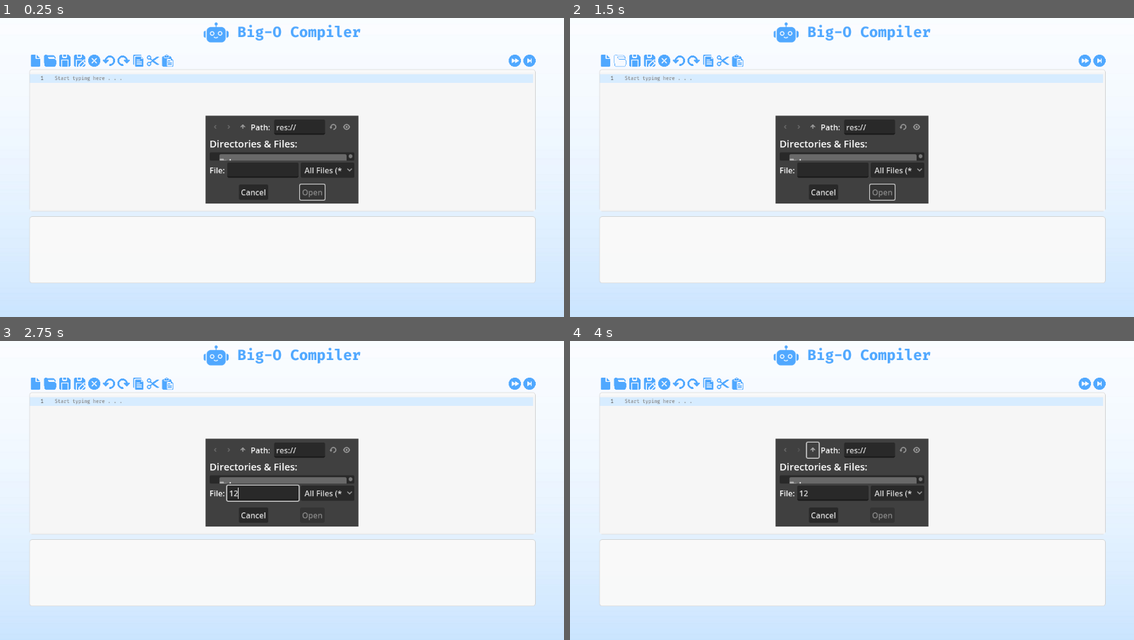
Above: before the commit, frames 1-4 (two rows, left to right).
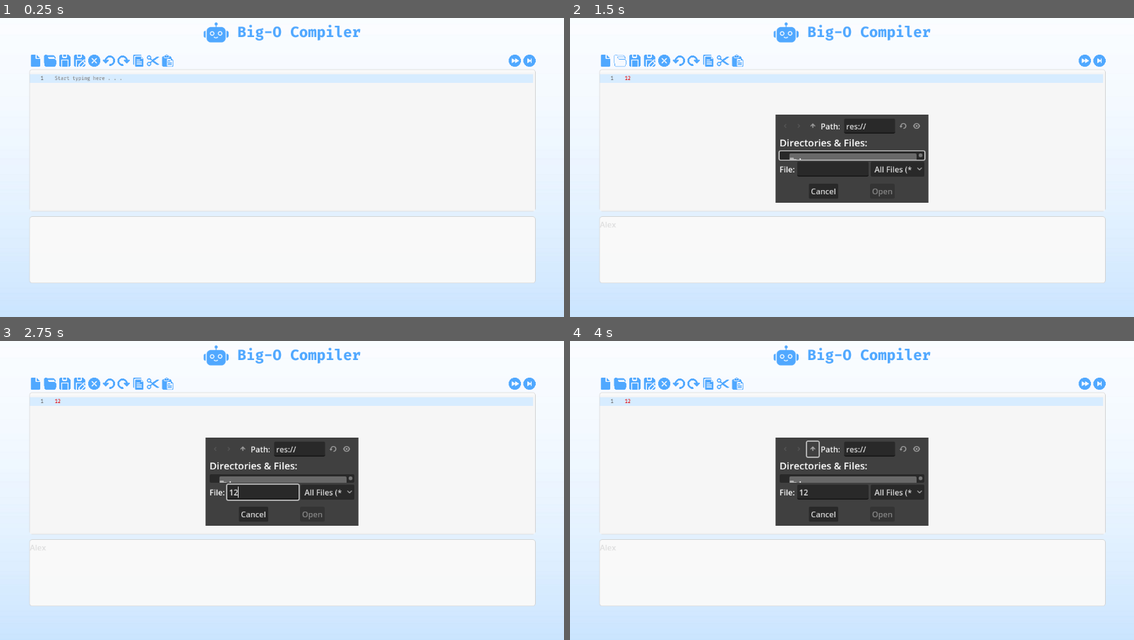
Above: after the commit, the same moments.

Repository: lkpnchl/CMSC_124
Game: Godot game, scene res://TEST.tscn
Two runs of this game, one before a commit and one after it. Both use one fixed random seed, a clock stepped at 60 frames per second and the inputs below.
Inputs (mouse positions are in pixels of both pictures, inside the frame that each line leads up to; where the layout moved, square brackets give the same spot in the first picture):
- Up to frame 1 (0.25 s): no input
- Up to frame 2 (1.5 s): click (852, 140) at 0.52 s; type "12" at 0.6 s; click (852, 251) at 0.75 s; type "Alex" at 0.83 s; click (620, 59) at 1.25 s
- Up to frame 3 (2.75 s): click (265, 493) at 2.02 s; type "12" at 2.1 s
- Up to frame 4 (4 s): click (812, 448) [812, 451] at 2.75 s; click (812, 448) [812, 451] at 3.5 s

The runs differ from the first frame. In frame 1, 8.0% of the frame differs, in the area x 36-64%, y 32-63%; in frame 2, 1.2%; in frame 3, 1.2%; in frame 4, 1.0%.

Commit message:
added open file dialog (still needs fixing)

Diff:
--- a/IDE/MainIDE.gd
+++ b/IDE/MainIDE.gd
@@ -6,18 +6,17 @@
 func _ready():
 	# Load references to FileDialog and CodeEdit
 	file_dialog = $OpenFileDialog
-	code_edit = $CodeEdit
+	code_edit = get_node("TextureRect/PanelContainer2/MarginContainer/VBoxContainer/PanelContainer/CodeEdit")
 
 	# Connect signals
 	connect_signals()
 
 func connect_signals():
 	# Connect the Open File button pressed signal to a function
-	var open_button : Button = $Open
-	#open_button.connect("pressed", self, "_on_open_pressed")
-
+	var open_button : TextureButton = get_node_or_null("TextureRect/PanelContainer2/MarginContainer/VBoxContainer/hbOX/Open")
+	open_button.pressed.connect(_on_open_pressed)
+	file_dialog.file_selected.connect(_on_file_selected)
 	# Connect the FileDialog's file_selected signal to a function
-	#file_dialog.connect("file_selected", self, "_on_file_selected")
 
 # Function called when the Open File button is pressed
 func _on_open_pressed() -> void:
@@ -27,13 +26,14 @@
 # Function called when a file is selected in the FileDialog
 func _on_file_selected(path: String) -> void:
 	# Read the file and set the content in the CodeEdit
-	var file : File = File.new()
-	if file.file_exists(path) and file.open(path, File.READ) == OK:
-		var content : String = file.get_as_text()
-		file.close()
-		code_edit.text = content
-	else:
-		show_error("Failed to load the selected file.")
+#	var file : File = File.new()
+#	if file.file_exists(path) and file.open(path, File.READ) == OK:
+#		var content : String = file.get_as_text()
+#		file.close()
+#		code_edit.text = content
+#	else:
+#		show_error("Failed to load the selected file.")
+	pass
 
 func show_error(message: String) -> void:
 	# Display the error to the user, perhaps with a Popup or Label
--- a/IDE/TEST.gd
+++ b/IDE/TEST.gd
@@ -9,3 +9,7 @@
 # Called every frame. 'delta' is the elapsed time since the previous frame.
 func _process(delta):
 	pass
+
+
+func _on_open_pressed():
+	pass # Replace with function body.
--- a/IDE/TEST.tscn
+++ b/IDE/TEST.tscn
@@ -1,7 +1,7 @@
 [gd_scene load_steps=60 format=3 uid="uid://bd5td832yixvn"]
 
-[ext_resource type="Script" path="res://TEST.gd" id="1_3mrrx"]
 [ext_resource type="Texture2D" uid="uid://ud8oft07ou4d" path="res://bg/bg.jpg" id="1_o4lr0"]
+[ext_resource type="Script" path="res://MainIDE.gd" id="1_qvf0p"]
 [ext_resource type="FontFile" uid="uid://bxhoek7fge4o" path="res://fonts/FiraCode-Bold.ttf" id="2_ddpcp"]
 [ext_resource type="Texture2D" uid="uid://doxjeie4hki2e" path="res://icons/new-normal.png" id="2_osjhi"]
 [ext_resource type="Texture2D" uid="uid://csxxwthbhpe4u" path="res://icons/new-pressed.png" id="3_v2peo"]
@@ -106,7 +106,7 @@
 anchor_bottom = 1.0
 grow_horizontal = 2
 grow_vertical = 2
-script = ExtResource("1_3mrrx")
+script = ExtResource("1_qvf0p")
 
 [node name="OpenFileDialog" type="FileDialog" parent="."]
 gui_embed_subwindows = true
@@ -114,7 +114,6 @@
 title = "Open a File"
 initial_position = 2
 size = Vector2i(312, 162)
-visible = true
 borderless = true
 always_on_top = true
 popup_window = true
@@ -379,3 +378,5 @@
 
 [node name="VBoxContainer" type="VBoxContainer" parent="TextureRect/PanelContainer2/MarginContainer/VBoxContainer"]
 layout_mode = 2
+
+[connection signal="pressed" from="TextureRect/PanelContainer2/MarginContainer/VBoxContainer/hbOX/Open" to="." method="_on_open_pressed"]
